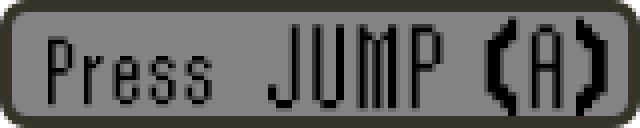
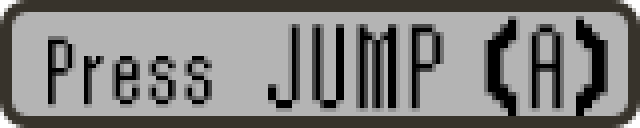
Comparing the layer stacks of the two 640 × 128 images. Changes:
pixels changed over [12, 12, 628, 116] (layer not identified)
